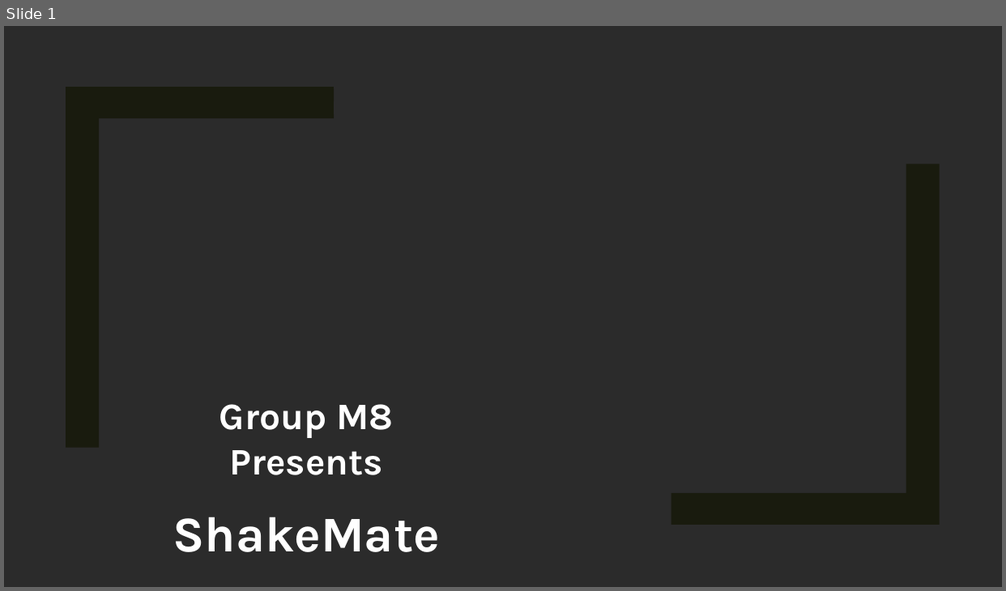
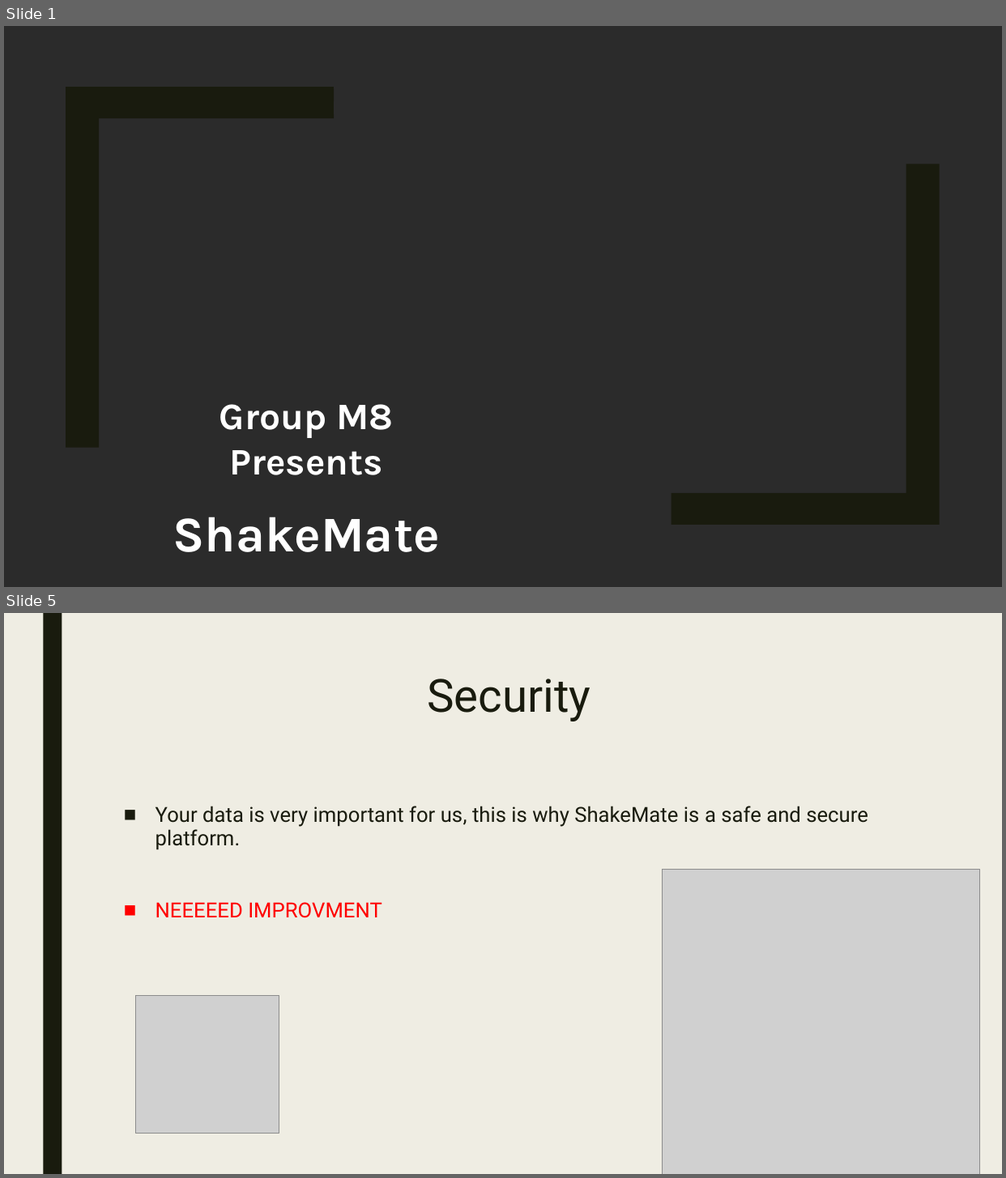
Before and after one commit to thomastianyuhe/Shakemate, a slide deck: Presentation.pptx. Shown one above the other, each under a label of ours: slide 1 before the commit, slides 1 and 5 after it; the slides between them are not shown. The pictures are 1006x591 and 1006x1178 pixels, drawn with LibreOffice and Linux fonts; fonts in the diff are those of the drawing; grey boxes stand for pictures; background and template pictures are left out; a plain dark background stands for a picture behind light text. Boxes give left, top, right and bottom in pixels: in the first picture for what was removed or moved away, otherwise in the second. Text is boxed around its words. In the diff, an @@ line names an element or a change of style, - is before the commit and + after.

```diff
--- a/Presentation.pptx
+++ b/Presentation.pptx
@@ slide 5 added at bbox=[4, 613, 1002, 1174], background #EFEDE3 @@
@@ rectangle added at bbox=[43, 613, 62, 1174], fill #191B0E @@
@@ title added at bbox=[427, 679, 590, 722], 44 pt, text #191B0E @@
+Security
@@ text added at bbox=[155, 806, 868, 918], 20 pt, text #191B0E @@
+■ Your data is very important for us, this is why ShakeMate is a safe and secure platform.
+■ NEEEEED IMPROVMENT
@@ picture added at bbox=[662, 869, 979, 1174] @@
@@ picture added at bbox=[136, 995, 279, 1134] @@
```
Also in this commit, not shown: 3 slides changed, 1 other slide added, 2 slides removed, 3 other files.
